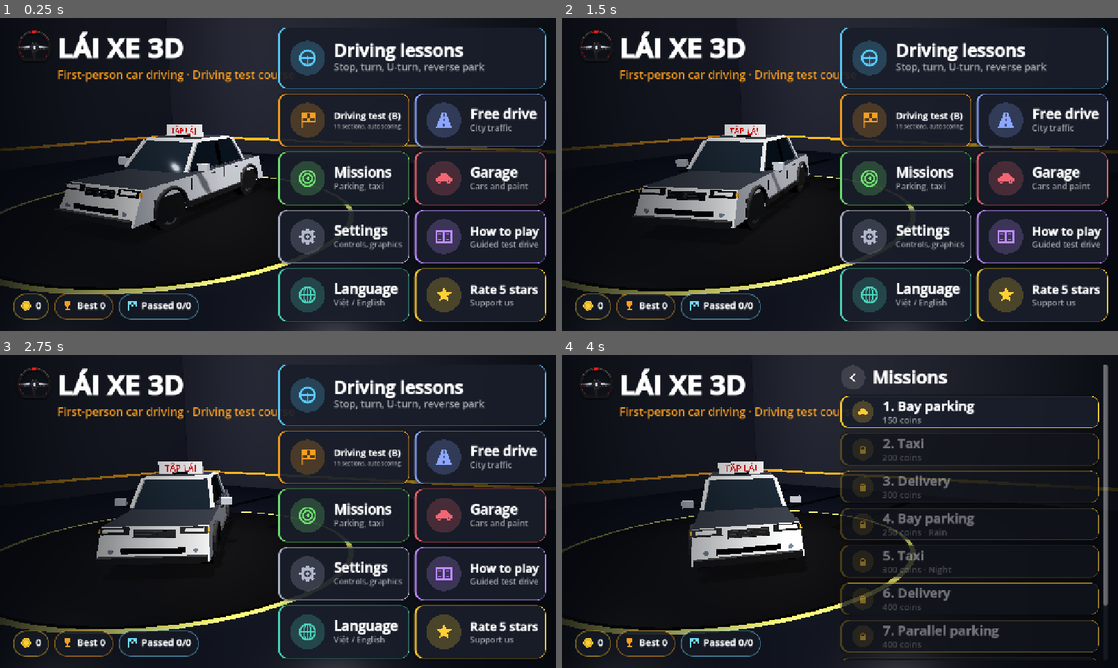
Above: before the commit, frames 1-4 (two rows, left to right).
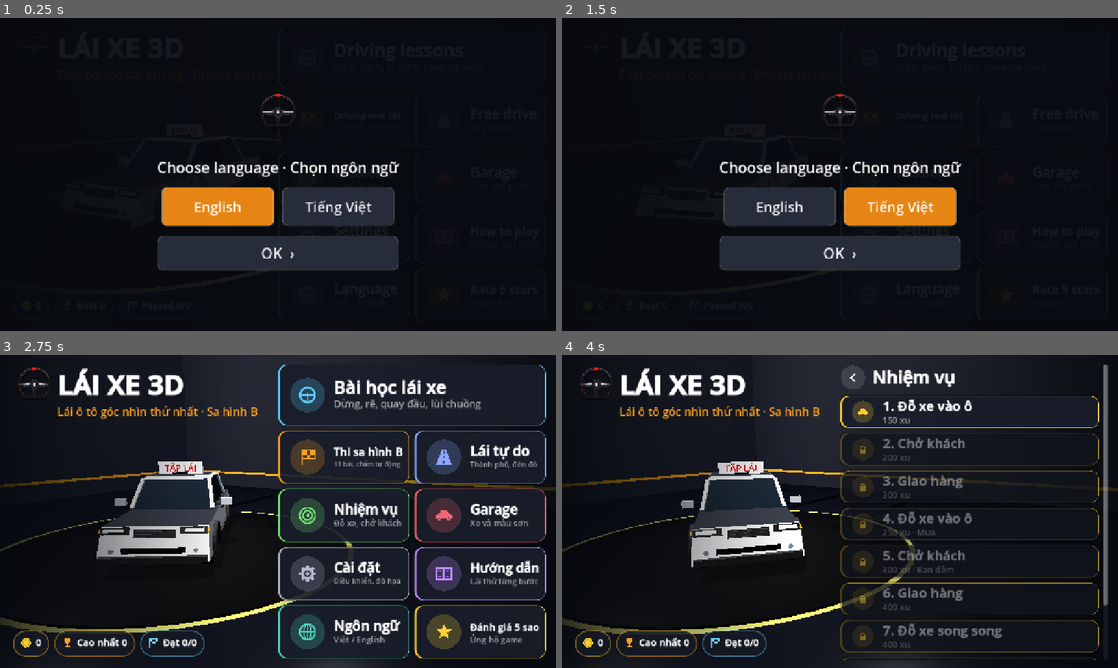
Above: after the commit, the same moments.

Repository: trananhphongtb-dot/laixe3d
Game: Godot game, scene res://scenes/menu.tscn
Two runs of this game, one before a commit and one after it. Both use one fixed random seed, a clock stepped at 60 frames per second and the inputs below.
Inputs (mouse positions are in pixels of both pictures, inside the frame that each line leads up to):
- Up to frame 1 (0.25 s): no input
- Up to frame 2 (1.5 s): click (778, 205) at 0.5 s, where only the run after the commit has a clickable "English"; click (901, 205) at 1.25 s, where only the run after the commit has a clickable "Tiếng Việt"
- Up to frame 3 (2.75 s): click (278, 589) at 2 s, where only the run after the commit has a clickable "OK ›"
- Up to frame 4 (4 s): tap Enter at 2.75 s; move the mouse to (962, 495) at 2.77 s; hold Right 2.78-3.5 s; tap Q at 2.85 s; click (962, 495) at 2.92 s; tap Space at 3.02 s; drag from (728, 527) to (812, 574) at 3.52 s

The runs differ from the first frame. In frame 1, 38% of the frame differs, in the area x 0-100%, y 0-100%; in frame 2, 39%; in frame 3, 5.4%; in frame 4, 3.8%.

Commit message:
WIP: bãi tập đường liên tục, chọn ngôn ngữ lần đầu, giữ trạng thái khi popup (chưa xong, chưa chạy thử)
Co-Authored-By: Claude Opus 5.5 <noreply@anthropic.com>
Claude-Session: https://claude.ai/code/session_01NbQeiiJLCXPJJPamjuRrky

Diff:
--- a/scripts/core/game.gd
+++ b/scripts/core/game.gd
@@ -8,7 +8,8 @@
 signal language_changed
 signal money_changed
 
-var lang: String = "vi"
+var lang: String = "en"
+var lang_chosen: bool = false   # đã chọn ngôn ngữ ở lần mở đầu tiên
 var settings: Dictionary = {
 	"control": "wheel",        # wheel / tilt / buttons
 	"tilt_invert": false,
@@ -135,6 +136,7 @@
 func save_game() -> void:
 	var c := ConfigFile.new()
 	c.set_value("main", "lang", lang)
+	c.set_value("main", "lang_chosen", lang_chosen)
 	c.set_value("main", "settings", settings)
 	c.set_value("main", "money", money)
 	c.set_value("main", "cars_owned", cars_owned)
@@ -155,9 +157,10 @@
 	var c := ConfigFile.new()
 	if c.load(SAVE_PATH) != OK:
 		var loc := OS.get_locale_language()
-		lang = "vi" if loc == "vi" or loc == "" else "en"
+		lang = "en"
 		return
-	lang = c.get_value("main", "lang", "vi")
+	lang = c.get_value("main", "lang", "en")
+	lang_chosen = c.get_value("main", "lang_chosen", true)
 	var s: Dictionary = c.get_value("main", "settings", {})
 	for k in s.keys():
 		settings[k] = s[k]
--- a/scripts/menu/main_menu.gd
+++ b/scripts/menu/main_menu.gd
@@ -34,6 +34,62 @@
 	Game.menu_open_page = "main"
 	Game.language_changed.connect(_on_lang)
 	Game.money_changed.connect(_update_stats)
+	if not Game.lang_chosen:
+		_first_language()
+
+
+## Lần đầu mở app: chọn ngôn ngữ (English chọn sẵn), chọn xong mới vào màn hình chính.
+func _first_language() -> void:
+	var root := Control.new()
+	root.set_anchors_preset(Control.PRESET_FULL_RECT)
+	root.theme = UiTheme.get_theme()
+	root.mouse_filter = Control.MOUSE_FILTER_STOP
+	ui.add_child(root)
+	var bg := ColorRect.new()
+	bg.color = Color(0.03, 0.04, 0.06, 0.94)
+	bg.set_anchors_preset(Control.PRESET_FULL_RECT)
+	root.add_child(bg)
+	var cc := CenterContainer.new()
+	cc.set_anchors_preset(Control.PRESET_FULL_RECT)
+	root.add_child(cc)
+	var vb := VBoxContainer.new()
+	vb.add_theme_constant_override("separation", 22)
+	cc.add_child(vb)
+	var logo := TextureRect.new()
+	logo.texture = load("res://icon_fg.png")
+	logo.custom_minimum_size = Vector2(160, 160)
+	logo.expand_mode = TextureRect.EXPAND_IGNORE_SIZE
+	logo.stretch_mode = TextureRect.STRETCH_KEEP_ASPECT_CENTERED
+	vb.add_child(logo)
+	var t := UiTheme.label("Choose language · Chọn ngôn ngữ", 34, Color.WHITE)
+	t.horizontal_alignment = HORIZONTAL_ALIGNMENT_CENTER
+	t.autowrap_mode = TextServer.AUTOWRAP_OFF
+	vb.add_child(t)
+	var sel := ["en"]
+	var hb := HBoxContainer.new()
+	hb.add_theme_constant_override("separation", 18)
+	hb.alignment = BoxContainer.ALIGNMENT_CENTER
+	vb.add_child(hb)
+	var group := ButtonGroup.new()
+	for opt in [["en", "English"], ["vi", "Tiếng Việt"]]:
+		var b := Button.new()
+		b.text = opt[1]
+		b.toggle_mode = true
+		b.button_group = group
+		b.button_pressed = opt[0] == "en"
+		b.custom_minimum_size = Vector2(260, 90)
+		b.add_theme_font_size_override("font_size", 32)
+		var code: String = opt[0]
+		b.pressed.connect(func():
+			sel[0] = code
+			Sfx.play("ui", -4.0))
+		hb.add_child(b)
+	var ok := UiTheme.button("OK  ›", func():
+		Game.lang_chosen = true
+		Game.set_language(sel[0])
+		root.queue_free(), 80)
+	ok.add_theme_font_size_override("font_size", 34)
+	vb.add_child(ok)
 
 
 func _on_lang() -> void:
--- a/scripts/ui/hud.gd
+++ b/scripts/ui/hud.gd
@@ -34,6 +34,7 @@
 var mirror_cams: Array = []    # [Camera3D, local Transform3D]
 var mirror_vps: Array[SubViewport] = []
 var controls_enabled: bool = true
+var keep_inputs: bool = false
 ## Khi đang khóa điều khiển (popup bài học), chạm vào một trong các nút này sẽ phát gate_passed rồi xử lý bình thường
 var gate_ctls: Array = []
 signal gate_passed(ctl: TouchCtl)
@@ -380,12 +381,22 @@
 		vp.render_target_update_mode = SubViewport.UPDATE_ALWAYS if v else SubViewport.UPDATE_DISABLED
 
 
-func set_controls_enabled(v: bool) -> void:
+## keep = true: khóa cảm ứng nhưng GIỮ NGUYÊN mức ga/phanh/vô lăng đang có (dùng khi hiện popup bài học)
+func set_controls_enabled(v: bool, keep: bool = false) -> void:
 	controls_enabled = v
+	keep_inputs = keep and not v
 	if not v:
 		for id in _touch_owner.keys():
 			var c: TouchCtl = _touch_owner[id]
-			c.touch_up(id)
+			if keep and c is TouchThrottle:
+				var tt := c as TouchThrottle
+				tt.held = false
+				tt.locked = tt.value > 0.0
+				tt.queue_redraw()
+			elif keep and c is TouchSteer:
+				c.held = false
+			else:
+				c.touch_up(id)
 		_touch_owner.clear()
 
 
@@ -505,7 +516,7 @@
 	var clu := clutch_p != null and clutch_p.value > 0.5
 	if Input.is_key_pressed(KEY_SHIFT):
 		clu = true
-	if not controls_enabled:
+	if not controls_enabled and not keep_inputs:
 		thr = 0.0
 		brk = 0.0
 		gas.set_value(0.0)
--- a/scripts/world/lesson_yard.gd
+++ b/scripts/world/lesson_yard.gd
@@ -1,11 +1,17 @@
 class_name LessonYard
 extends Node3D
-## Bãi tập cho các bài học lái: 1 dừng xe, 2 rẽ, 3 quay đầu, 4 lùi chuồng.
+## Bãi tập: mỗi bài là một con đường dài, tình huống của bài lặp lại liên tiếp phía trước.
+## 1 dừng xe · 2 rẽ phải/trái · 3 quay đầu 3 điểm · 4 lùi chuồng · 5 đề-pa lên cầu
+
+const HW := 3.5          # nửa bề rộng đường 2 làn
+const LANE_X := -1.75    # tâm làn bên phải khi đi theo +Z (trục X dương = bên trái)
 
 var lesson: int = 1
 var batch := MeshBatch.new()
 var spawn_xf: Transform3D
 var geo: Dictionary = {}
+var instances: Array = []     # các tình huống lặp lại (vạch dừng, ngã tư, ô đỗ, cầu)
+var _sb: StaticBody3D
 
 
 func _init(id: int = 1) -> void:
@@ -19,36 +25,58 @@
 	MeshBatch.mat("guide", Color(0.2, 0.75, 1.0), 0.5, 0.8)
 	MeshBatch.mat("curb", Color(0.78, 0.77, 0.73), 0.9)
 	MeshBatch.mat("curb_r", Color(0.8, 0.15, 0.12), 0.8)
-	MeshBatch.mat("trunk", Color(0.36, 0.25, 0.16), 0.9)
-	MeshBatch.mat("leaf", Color(0.2, 0.45, 0.18), 0.9)
 	MeshBatch.mat("wall", Color(0.85, 0.83, 0.78), 0.9)
-	EnvBuilder.ground(self, Vector2(300, 300), Vector3(0, 0, 40), Color(0.3, 0.44, 0.22))
+	MeshBatch.mat("rail", Color(0.85, 0.85, 0.82), 0.6)
+	_sb = StaticBody3D.new()
+	add_child(_sb)
+	var area := Rect2()
 	match lesson:
 		1:
-			_build_stop()
+			area = _build_stop()
 		2:
-			_build_turn()
+			area = _build_turn()
 		3:
-			_build_uturn()
+			area = _build_uturn()
 		4:
-			_build_garage()
-	_trees()
+			area = _build_garage()
+		5:
+			area = _build_hill()
 	Scenery.texturize("asph", 0.35, 0.3, 0.25)
 	batch.commit(self)
-	Scenery.surround(self, Vector3(0, 0, 40), Rect2(-150, -110, 300, 300), 300.0, false, false, 41)
+	var c := Vector3(area.get_center().x, 0, area.get_center().y)
+	EnvBuilder.ground(self, area.size + Vector2(60, 60), c, Color(0.3, 0.44, 0.22))
+	Scenery.surround(self, c, area.grow(30), maxf(area.size.x, area.size.y) * 0.5 + 220.0, false, false, 40 + lesson)
 
 
 func _yaw_xf(pos: Vector3, yaw: float) -> Transform3D:
 	return Transform3D(Basis(Vector3.UP, yaw), pos + Vector3(0, 0.15, 0))
 
 
-func _lane_lines(x0: float, x1: float, z0: float, z1: float) -> void:
-	batch.strip("asph", Vector3((x0 + x1) * 0.5, 0, z0), Vector3((x0 + x1) * 0.5, 0, z1), x1 - x0 + 1.0, -0.005, 0.03)
-	batch.strip("line", Vector3(x0, 0, z0), Vector3(x0, 0, z1), 0.18, 0.012, 0.02)
-	batch.strip("line", Vector3(x1, 0, z0), Vector3(x1, 0, z1), 0.18, 0.012, 0.02)
-
-
-## Mũi tên vẽ trên mặt đường. dir: hướng mũi tên trên mặt phẳng.
+## Đường 2 làn thẳng từ a tới c (vạch mép + tim đường đứt)
+func _road(a: Vector3, c: Vector3, hw: float = HW, center_line: bool = true) -> void:
+	var d := (c - a)
+	var l := d.length()
+	var dn := d / l
+	var r := dn.rotated(Vector3.UP, -PI * 0.5)
+	batch.strip("asph", a, c, hw * 2.0 + 1.0, -0.005, 0.03)
+	for sx: float in [-1.0, 1.0]:
+		batch.strip("line", a + r * hw * sx, c + r * hw * sx, 0.18, 0.012, 0.02)
+	if center_line:
+		var u := 0.0
+		while u < l - 1.0:
+			batch.strip("line", a + dn * u, a + dn * minf(u + 3.0, l), 0.14, 0.012, 0.02)
+			u += 8.0
+
+
+## Bãi quay đầu tròn ở hai đầu đường (đường thông, đi quá có thể quay lại)
+func _turnaround(c: Vector3) -> void:
+	var seg := 24
+	for k in seg:
+		var a := TAU * k / seg
+		batch.box("asph", c + Vector3(cos(a) * 7.0, -0.006, sin(a) * 7.0), Vector3(7.5, 0.03, 7.5), a)
+	batch.box("asph", c + Vector3(0, -0.007, 0), Vector3(15, 0.03, 15))
+
+
 func _arrow(p: Vector3, dir: Vector3, length: float = 3.0, key: String = "guide") -> void:
 	dir = dir.normalized()
 	var tip := p + dir * length * 0.5
@@ -58,7 +86,6 @@
 	batch.strip(key, tip, tip - dir * 1.0 - l * 0.7, 0.3, 0.016, 0.02)
 
 
-## Mũi tên rẽ cong: điểm đầu a, hướng đầu d0, rẽ sang `sgn` (+1 trái, -1 phải), bán kính r.
 func _curve_arrow(a: Vector3, d0: Vector3, sgn: float, r: float) -> void:
 	var l := d0.rotated(Vector3.UP, PI * 0.5)
 	var c := a + l * r * sgn
@@ -84,120 +111,189 @@
 	add_child(lb)
 
 
-func _trees() -> void:
-	var rng := RandomNumberGenerator.new()
-	rng.seed = 11
-	for k in 24:
-		var a := rng.randf() * TAU
-		var r := rng.randf_range(70.0, 120.0)
-		var p := Vector3(cos(a) * r, 0, 40 + sin(a) * r)
-		batch.cyl("trunk", p + Vector3(0, 1, 0), 0.15, 2.0)
-		batch.sphere("leaf", p + Vector3(0, 2.8, 0), Vector3(2.4, 2.2, 2.4))
-
-
-# ---------------------------------------------------------------- 1. dừng xe
-func _build_stop() -> void:
-	_lane_lines(-2.0, 2.0, -6.0, 75.0)
-	var line_z := 50.0
-	batch.strip("line", Vector3(-2, 0, line_z + 0.15), Vector3(2, 0, line_z + 0.15), 0.3, 0.014, 0.02)
-	_label("STOP", Vector3(0, 0, line_z + 3.0), PI, 96, Color.WHITE)
-	# vạch báo giảm tốc
-	for z in [line_z - 15.0, line_z - 10.0, line_z - 6.0, line_z - 3.0]:
-		batch.strip("yline", Vector3(-1.6, 0, z), Vector3(1.6, 0, z), 0.12, 0.014, 0.02)
-	_arrow(Vector3(0, 0, 14), Vector3(0, 0, 1))
-	spawn_xf = _yaw_xf(Vector3(0, 0, 0), 0.0)
-	geo = {"line_z": line_z}
-
-
-# ---------------------------------------------------------------- 2. rẽ
-func _build_turn() -> void:
-	var cz := 60.0
-	var hw := 3.5
-	# đường chính (dọc) hai làn
-	batch.strip("asph", Vector3(0, 0, -10), Vector3(0, 0, cz + 40), hw * 2 + 1.0, -0.005, 0.03)
-	# đường ngang
-	batch.strip("asph", Vector3(-60, 0, cz), Vector3(60, 0, cz), hw * 2 + 1.0, -0.004, 0.03)
-	# mép đường
-	for sx in [-1.0, 1.0]:
-		batch.strip("line", Vector3(sx * hw, 0, -10), Vector3(sx * hw, 0, cz - hw), 0.18, 0.012, 0.02)
-		batch.strip("line", Vector3(sx * hw, 0, cz + hw), Vector3(sx * hw, 0, cz + 40), 0.18, 0.012, 0.02)
-		batch.strip("line", Vector3(-60, 0, cz + sx * hw), Vector3(-hw, 0, cz + sx * hw), 0.18, 0.012, 0.02)
-		batch.strip("line", Vector3(hw, 0, cz + sx * hw), Vector3(60, 0, cz + sx * hw), 0.18, 0.012, 0.02)
-	# tim đường đứt đoạn
-	var z := -10.0
-	while z < cz - 8:
-		batch.strip("line", Vector3(0, 0, z), Vector3(0, 0, z + 3), 0.15, 0.012, 0.02)
-		z += 7.0
-	var x := 8.0
-	while x < 60:
-		batch.strip("line", Vector3(x, 0, cz), Vector3(x + 3, 0, cz), 0.15, 0.012, 0.02)
-		batch.strip("line", Vector3(-x, 0, cz), Vector3(-x - 3, 0, cz), 0.15, 0.012, 0.02)
-		x += 7.0
-	# vạch dừng làn phải
-	var stop_z := cz - hw - 2.0
-	batch.strip("line", Vector3(0, 0, stop_z), Vector3(-hw, 0, stop_z), 0.4, 0.014, 0.02)
-	geo = {"cz": cz, "hw": hw, "stop_z": stop_z, "lane": -hw * 0.5}
-	spawn_xf = _yaw_xf(Vector3(-hw * 0.5, 0, 0), 0.0)
-	# mũi tên hướng rẽ phải và rẽ trái
-	_arrow(Vector3(-hw * 0.5, 0, stop_z - 8), Vector3(0, 0, 1))
-	_curve_arrow(Vector3(-hw * 0.5, 0, stop_z + 0.5), Vector3(0, 0, 1), -1.0, 3.5)
-	_curve_arrow(Vector3(-hw * 0.5, 0, stop_z + 0.5), Vector3(0, 0, 1), 1.0, 5.25 + 0.5)
-
-
-# ---------------------------------------------------------------- 3. quay đầu 3 điểm
-func _build_uturn() -> void:
+func _collider(basis: Basis, pos: Vector3, size: Vector3) -> void:
+	var cs := CollisionShape3D.new()
+	var bs := BoxShape3D.new()
+	bs.size = size
+	cs.shape = bs
+	cs.transform = Transform3D(basis, pos)
+	_sb.add_child(cs)
+
+
+# ------------------------------------------------------------------ 1. dừng xe: vạch STOP lặp lại
+func _build_stop() -> Rect2:
+	var z_end := 1240.0
+	_road(Vector3(0, 0, -20), Vector3(0, 0, z_end))
+	_turnaround(Vector3(0, 0, -26))
+	_turnaround(Vector3(0, 0, z_end + 6))
+	var z := 110.0
+	while z < z_end - 40:
+		batch.strip("line", Vector3(0, 0, z + 0.15), Vector3(-HW, 0, z + 0.15), 0.35, 0.014, 0.02)
+		_label("STOP", Vector3(LANE_X, 0, z + 3.2), PI, 80, Color.WHITE)
+		for w in [15.0, 10.0, 6.0, 3.0]:
+			batch.strip("yline", Vector3(-0.3, 0, z - w), Vector3(-HW + 0.3, 0, z - w), 0.14, 0.014, 0.02)
+		_arrow(Vector3(LANE_X, 0, z - 30), Vector3(0, 0, 1))
+		instances.append({"line_z": z})
+		z += 120.0
+	spawn_xf = _yaw_xf(Vector3(LANE_X, 0, 0), 0.0)
+	return Rect2(-30, -50, 60, z_end + 80)
+
+
+# ------------------------------------------------------------------ 2. rẽ: đường bậc thang, ngã tư rẽ phải/trái xen kẽ
+func _build_turn() -> Rect2:
+	var d := Vector3(0, 0, 1)
+	var p := Vector3(0, 0, -20)
+	var minx := 0.0
+	var maxx := 0.0
+	var minz := -20.0
+	var maxz := 0.0
+	var seg := 95.0
+	var turn := -1.0     # -1 rẽ phải, +1 rẽ trái
+	_turnaround(p - d * 6.0)
+	for k in 10:
+		var c := p + d * seg
+		var dout := d.rotated(Vector3.UP, PI * 0.5 * turn)
+		# đoạn đường tới ngã tư (dừng trước mép ngã tư)
+		_road(p + d * (HW + 1.0 if k > 0 else 0.0), c - d * (HW + 1.0))
+		# mặt ngã tư + 2 nhánh cụt hai bên để giống ngã tư thật
+		batch.box("asph", c + Vector3(0, -0.006, 0), Vector3(HW * 2 + 2, 0.03, HW * 2 + 2))
+		var side := d.rotated(Vector3.UP, PI * 0.5)
+		var stub := -dout if absf(dout.dot(side)) > 0.5 else side
+		_road(c + stub * (HW + 1.0), c + stub * 22.0)
+		_road(c + d * (HW + 1.0), c + d * 18.0)
+		# vạch dừng làn phải
+		var r := d.rotated(Vector3.UP, -PI * 0.5)
+		var stop_c := c - d * (HW + 2.0)
+		batch.strip("line", stop_c, stop_c + r * HW, 0.4, 0.014, 0.02)
+		# mũi tên chỉ hướng rẽ trên làn
+		_arrow(c - d * 30.0 + r * 1.75, d)
+		var rad := 1.75 + HW if turn > 0 else HW - 1.75
+		_curve_arrow(c - d * (HW + 1.0) + r * 1.75, d, turn, rad if turn > 0 else 2.5)
+		instances.append({"c": c, "d_in": d, "d_out": dout, "turn": turn})
+		for q in [c + stub * 22.0, c + d * 18.0]:
+			minx = minf(minx, q.x)
+			maxx = maxf(maxx, q.x)
+			minz = minf(minz, q.z)
+			maxz = maxf(maxz, q.z)
+		p = c
+		d = dout
+		turn = -turn
+	_road(p + d * (HW + 1.0), p + d * 60.0)
+	_turnaround(p + d * 66.0)
+	var e := p + d * 66.0
+	minx = minf(minx, e.x)
+	maxx = maxf(maxx, e.x)
+	maxz = maxf(maxz, e.z)
+	spawn_xf = _yaw_xf(Vector3(LANE_X, 0, 0), 0.0)
+	return Rect2(minx - 30, minz - 30, maxx - minx + 60, maxz - minz + 60)
+
+
+# ------------------------------------------------------------------ 3. quay đầu 3 điểm: đường hẹp có lề dài
+func _build_uturn() -> Rect2:
 	var hw := 3.3
-	batch.strip("asph", Vector3(0, 0, -10), Vector3(0, 0, 90), hw * 2, -0.005, 0.03)
-	var sb := StaticBody3D.new()
-	add_child(sb)
-	for sx in [-1.0, 1.0]:
-		var cx: float = sx * (hw + 0.15)
-		var z := -10.0
+	var z0 := -150.0
+	var z1 := 400.0
+	batch.strip("asph", Vector3(0, 0, z0), Vector3(0, 0, z1), hw * 2, -0.005, 0.03)
+	for sx: float in [-1.0, 1.0]:
+		var cx := sx * (hw + 0.15)
+		var z := z0
 		var k := 0
-		while z < 90.0:
+		while z < z1:
 			batch.box("curb" if k % 2 == 0 else "curb_r", Vector3(cx, 0.08, z + 1.0), Vector3(0.3, 0.16, 2.0))
 			z += 2.0
 			k += 1
-		var cs := CollisionShape3D.new()
-		var bs := BoxShape3D.new()
-		bs.size = Vector3(0.3, 0.16, 100.0)
-		cs.shape = bs
-		cs.position = Vector3(cx, 0.08, 40.0)
-		sb.add_child(cs)
-		# tường nhà hai bên
-		batch.box("wall", Vector3(sx * (hw + 4.0), 2.5, 40.0), Vector3(4.0, 5.0, 100.0))
-	var z2 := -10.0
-	while z2 < 90.0:
+		_collider(Basis(), Vector3(cx, 0.08, (z0 + z1) * 0.5), Vector3(0.3, 0.16, z1 - z0))
+		batch.box("wall", Vector3(sx * (hw + 4.0), 2.5, (z0 + z1) * 0.5), Vector3(4.0, 5.0, z1 - z0))
+	var z2 := z0
+	while z2 < z1:
 		batch.strip("line", Vector3(0, 0, z2), Vector3(0, 0, z2 + 3), 0.15, 0.012, 0.02)
 		z2 += 7.0
+	for zz in [z0, z1]:
+		batch.box("wall", Vector3(0, 1.0, zz), Vector3(hw * 2, 2.0, 0.4))
+		_collider(Basis(), Vector3(0, 1.0, zz), Vector3(hw * 2, 2.0, 0.4))
 	geo = {"hw": hw}
 	spawn_xf = _yaw_xf(Vector3(-hw + 1.4, 0, 10), 0.0)
 	_arrow(Vector3(-hw + 1.4, 0, 18), Vector3(0, 0, 1))
-
-
-# ---------------------------------------------------------------- 4. lùi chuồng
-func _build_garage() -> void:
-	var hw := 3.5
-	_lane_lines(-hw, hw, -6.0, 70.0)
-	var bay_z := 30.0
+	return Rect2(-30, z0 - 20, 60, z1 - z0 + 40)
+
+
+# ------------------------------------------------------------------ 4. lùi chuồng: ô đỗ bên phải lặp lại
+func _build_garage() -> Rect2:
+	var z_end := 1000.0
+	_road(Vector3(0, 0, -20), Vector3(0, 0, z_end))
+	_turnaround(Vector3(0, 0, -26))
+	_turnaround(Vector3(0, 0, z_end + 6))
 	var bay_w := 2.8
 	var bay_d := 5.6
-	# mở mép phải tại ô đỗ: vẽ lại mép phải thành 2 đoạn
-	batch.strip("asph", Vector3(-hw - bay_d * 0.5, 0, bay_z - bay_w * 0.5 - 0.8), Vector3(-hw - bay_d * 0.5, 0, bay_z + bay_w * 0.5 + 0.8), bay_d + 1.6, -0.004, 0.03)
-	batch.strip("asph", Vector3(-hw, 0, bay_z - bay_w * 0.5), Vector3(-hw, 0, bay_z + bay_w * 0.5), 0.3, 0.02, 0.02)
-	var back := -hw - bay_d
-	for s in [-1.0, 1.0]:
-		var ez: float = bay_z + s * (bay_w * 0.5 + 0.1)
-		batch.strip("yline", Vector3(-hw, 0, ez), Vector3(back, 0, ez), 0.2, 0.014, 0.02)
-	batch.strip("yline", Vector3(back - 0.1, 0, bay_z - bay_w * 0.5), Vector3(back - 0.1, 0, bay_z + bay_w * 0.5), 0.2, 0.014, 0.02)
-	# vạch MỐC: dừng khi ghế lái ngang vạch này
-	var mark_z := 35.5
-	batch.strip("guide", Vector3(-hw, 0, mark_z), Vector3(-hw + 1.6, 0, mark_z), 0.3, 0.016, 0.02)
-	batch.box("yline", Vector3(-hw - 0.6, 0.5, mark_z), Vector3(0.12, 1.0, 0.12))
-	_label("MỐC", Vector3(-hw + 0.9, 0, mark_z + 1.2), PI, 64)
-	# mũi tên lùi vào ô
-	_arrow(Vector3(-hw - 2.2, 0, bay_z), Vector3(-1, 0, 0), 2.6)
-	_arrow(Vector3(-1.0, 0, 12), Vector3(0, 0, 1))
-	geo = {"hw": hw, "bay": [Vector2(-hw - bay_d * 0.5, bay_z), Vector2(1, 0), bay_d * 0.5, bay_w * 0.5],
-		"bay_z": bay_z, "mark_z": mark_z, "back": back}
+	var z := 70.0
+	while z < z_end - 40:
+		var back := -HW - bay_d
+		batch.strip("asph", Vector3(-HW - bay_d * 0.5, 0, z - bay_w * 0.5 - 0.8), Vector3(-HW - bay_d * 0.5, 0, z + bay_w * 0.5 + 0.8), bay_d + 1.6, -0.004, 0.03)
+		batch.strip("asph", Vector3(-HW, 0, z - bay_w * 0.5), Vector3(-HW, 0, z + bay_w * 0.5), 0.3, 0.02, 0.02)
+		for s: float in [-1.0, 1.0]:
+			var ez: float = z + s * (bay_w * 0.5 + 0.1)
+			batch.strip("yline", Vector3(-HW, 0, ez), Vector3(back, 0, ez), 0.2, 0.014, 0.02)
+		batch.strip("yline", Vector3(back - 0.1, 0, z - bay_w * 0.5), Vector3(back - 0.1, 0, z + bay_w * 0.5), 0.2, 0.014, 0.02)
+		var mark_z := z + 5.5
+		batch.strip("guide", Vector3(-HW, 0, mark_z), Vector3(-HW + 1.6, 0, mark_z), 0.3, 0.016, 0.02)
+		batch.box("yline", Vector3(-HW - 0.6, 0.5, mark_z), Vector3(0.12, 1.0, 0.12))
+		_label("MỐC" if Game.lang == "vi" else "MARK", Vector3(-HW + 0.9, 0, mark_z + 1.2), PI, 64)
+		_arrow(Vector3(-HW - 2.2, 0, z), Vector3(-1, 0, 0), 2.6)
+		instances.append({"bay": [Vector2(-HW - bay_d * 0.5, z), Vector2(1, 0), bay_d * 0.5, bay_w * 0.5], "bay_z": z, "mark_z": mark_z})
+		z += 45.0
 	spawn_xf = _yaw_xf(Vector3(-1.0, 0, 2), 0.0)
+	return Rect2(-30, -50, 60, z_end + 80)
+
+
+# ------------------------------------------------------------------ 5. đề-pa lên cầu: cầu vồng lặp lại
+func _build_hill() -> Rect2:
+	var z_end := 1300.0
+	var hw := 2.6
+	var ramp := 12.0
+	var topl := 7.0
+	var h := 1.6
+	var z := -20.0
+	_turnaround(Vector3(0, 0, -26))
+	var bz := 90.0
+	var width := hw * 2.0 + 1.0
+	while bz < z_end - 60:
+		_road(Vector3(0, 0, z), Vector3(0, 0, bz), hw)
+		var a := Vector3(0, 0, bz)
+		var thick := 0.6
+		for part in [[0.0, 1.0], [ramp + topl, -1.0]]:
+			var u0: float = part[0]
+			var s: float = part[1]
+			var zaxis := (Vector3(0, 0, ramp) + Vector3.UP * h * s).normalized()
+			var yaxis := zaxis.cross(Vector3(1, 0, 0)).normalized()
+			if yaxis.y < 0:
+				yaxis = -yaxis
+			var basis := Basis(zaxis.cross(yaxis).normalized() * -1.0, yaxis, zaxis)
+			basis = Basis(Vector3(1, 0, 0), yaxis, zaxis)
+			var slope_len := sqrt(ramp * ramp + h * h)
+			var surf_mid := a + Vector3(0, h * 0.5, u0 + ramp * 0.5)
+			var center := surf_mid - yaxis * thick * 0.5
+			batch.box_basis("asph", basis, center, Vector3(width, thick, slope_len + 0.1))
+			_collider(basis, center, Vector3(width + 1.0, thick, slope_len + 0.1))
+			for sx: float in [-1.0, 1.0]:
+				batch.box_basis("line", basis, surf_mid + yaxis * 0.012 + Vector3(sx * hw, 0, 0), Vector3(0.18, 0.02, slope_len))
+				batch.box_basis("rail", basis, surf_mid + yaxis * 0.6 + Vector3(sx * (hw + 0.45), 0, 0), Vector3(0.15, 1.0, slope_len))
+			if s > 0:
+				# vạch dừng trên dốc: 8 m tính từ chân dốc
+				var uu := 8.0
+				var lp := a + Vector3(0, h * uu / ramp, uu + 0.15) + yaxis * 0.015
+				batch.box_basis("line", basis, lp + Vector3(-hw * 0.5, 0, 0), Vector3(hw, 0.02, 0.3))
+		var top_c := a + Vector3(0, h - thick * 0.5, ramp + topl * 0.5)
+		batch.box("asph", top_c, Vector3(width, thick, topl + 0.2))
+		_collider(Basis(), top_c, Vector3(width + 1.0, thick, topl + 0.2))
+		for sx: float in [-1.0, 1.0]:
+			batch.box("rail", top_c + Vector3(sx * (hw + 0.45), 0.9, 0), Vector3(0.15, 1.0, topl))
+			_collider(Basis(), Vector3(sx * (hw + 0.45), h + 0.5, bz + ramp + topl * 0.5), Vector3(0.3, 1.0, ramp * 2 + topl))
+		_arrow(Vector3(-hw * 0.5, 0, bz - 25), Vector3(0, 0, 1))
+		instances.append({"z0": bz, "line_z": bz + 8.0, "top_z": bz + ramp, "end_z": bz + ramp * 2 + topl})
+		z = bz + ramp * 2 + topl
+		bz += 120.0
+	_road(Vector3(0, 0, z), Vector3(0, 0, z_end), hw)
+	_turnaround(Vector3(0, 0, z_end + 6))
+	geo = {"hw": hw, "ramp": ramp, "h": h}
+	spawn_xf = _yaw_xf(Vector3(-hw * 0.5, 0, 0), 0.0)
+	return Rect2(-30, -50, 60, z_end + 80)
